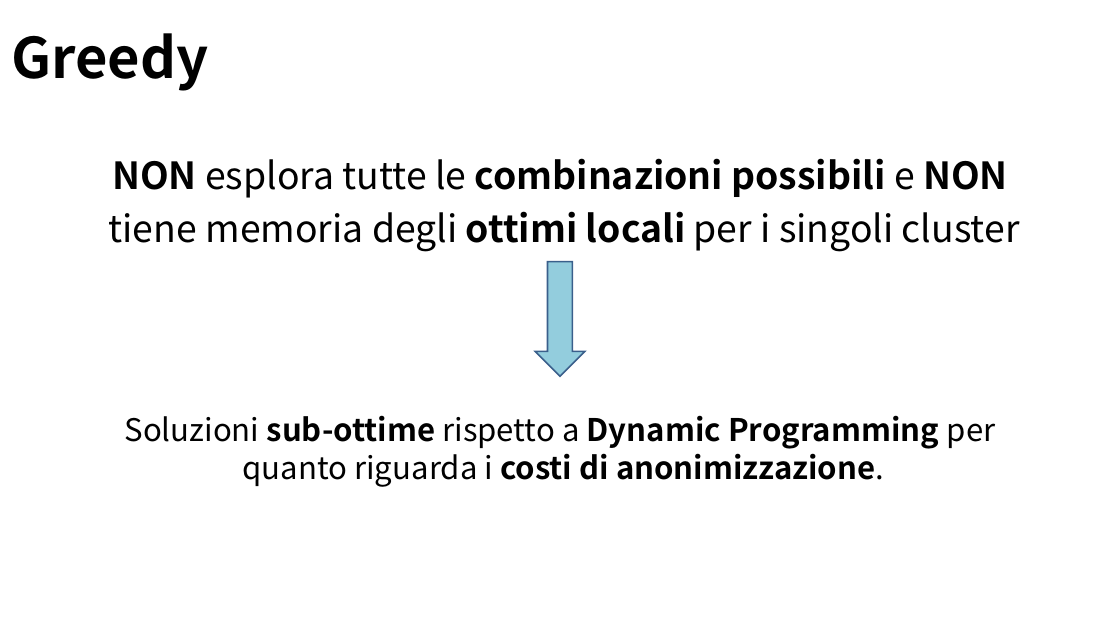
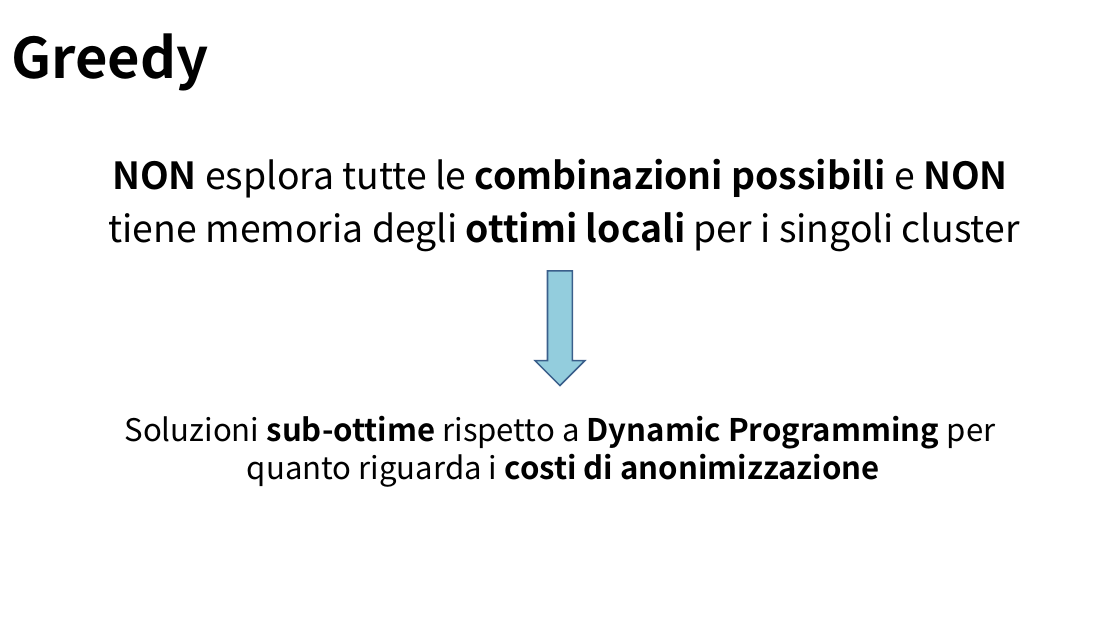
Before and after one commit to Navypowder/DP-P-project, a slide deck: slide 9 of Presentation/Towards_Identity_Anonymization_on_graph(K-degree anonymization).pptx. Drawn at 1120x630 pixels with LibreOffice and Linux fonts; fonts in the diff are those of the drawing; background and template pictures are left out. Boxes give left, top, right and bottom in pixels: in the first picture for what was removed or moved away, otherwise in the second. Text is boxed around its words. In the diff, an @@ line names an element or a change of style, - is before the commit and + after.

```diff
--- a/Presentation/Towards_Identity_Anonymization_on_graph(K-degree anonymization).pptx
+++ b/Presentation/Towards_Identity_Anonymization_on_graph(K-degree anonymization).pptx
@@ left arrow: place and size @@
-left arrow at bbox=[535, 262, 585, 376]
+left arrow at bbox=[535, 271, 585, 385]
@@ text at bbox=[247, 447, 879, 487]: text changed @@
-quanto riguarda i costi di anonimizzazione.
+quanto riguarda i costi di anonimizzazione
```
Also in this commit, not shown: 17 other slides changed, 2 slides added.
